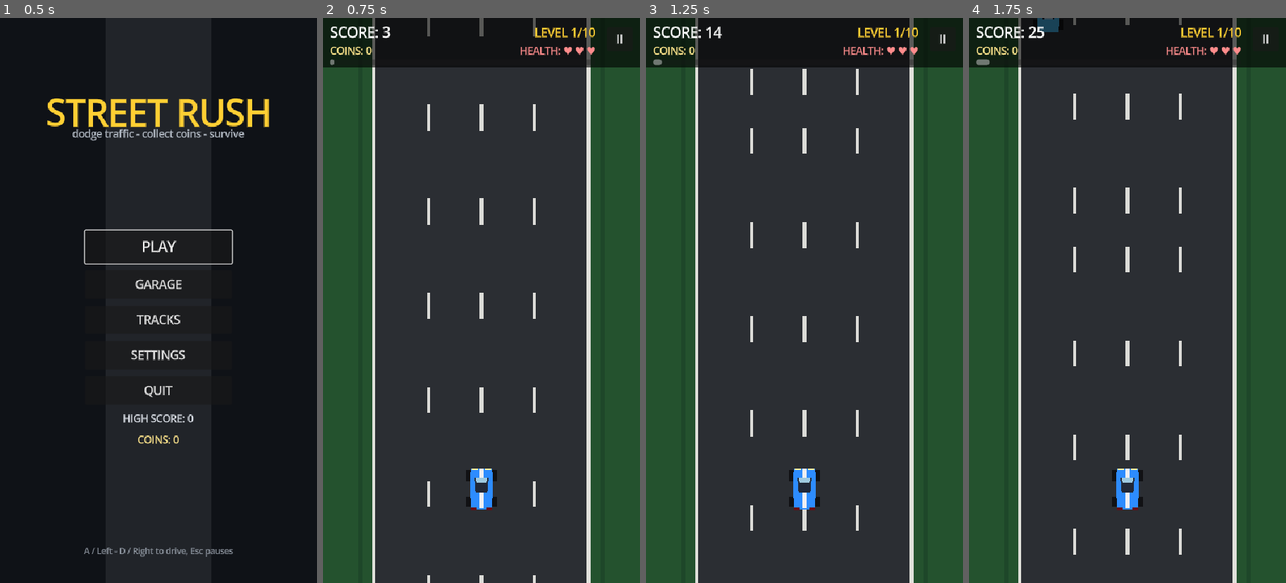
Above: before the commit, frames 1-4 (left to right).
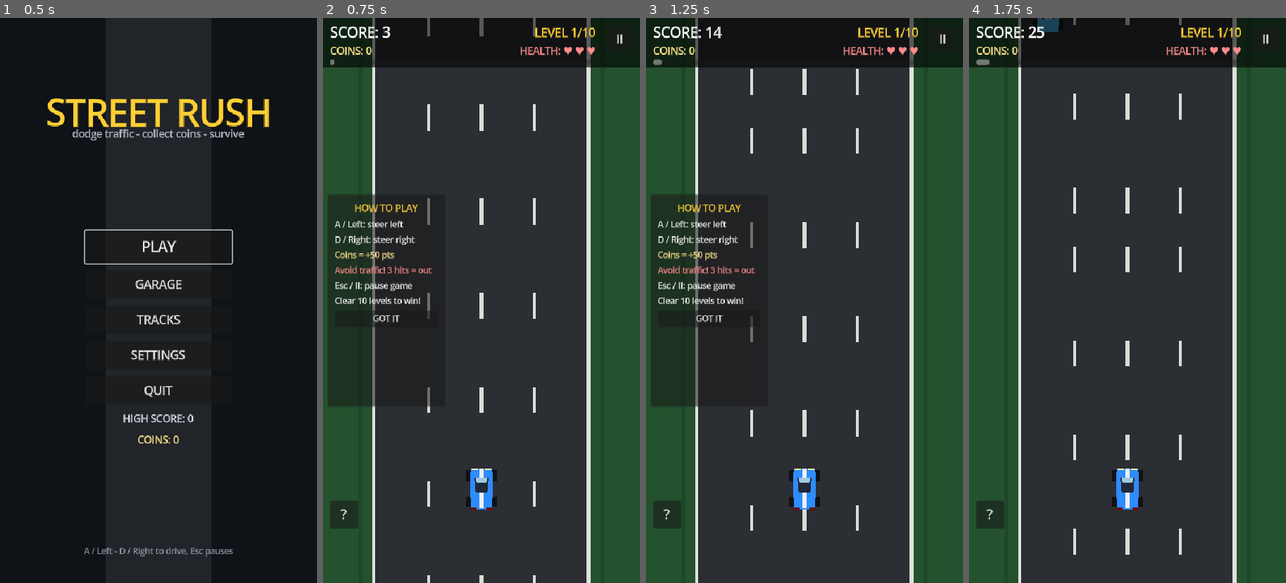
Above: after the commit, the same moments.

Repository: Prayush-Shrestha/2Dcarracing
Game: Godot game, scene res://scenes/MainMenu.tscn
Two runs of this game, one before a commit and one after it. Both use one fixed random seed, a clock stepped at 60 frames per second and the inputs below.
Inputs (mouse positions are in pixels of both pictures, inside the frame that each line leads up to):
- Up to frame 1 (0.5 s): no input
- Up to frame 2 (0.75 s): click "PLAY" at 0.5 s
- Up to frame 3 (1.25 s): no input
- Up to frame 4 (1.75 s): click (1032, 317) at 1.25 s, where only the run after the commit has a clickable "GOT IT"

Frame 1 is identical in both runs. In frame 2, 6.6% of the frame differs, in the area x 1-35%, y 31-91%; in frame 3, 6.6%; in frame 4, 0.4%.

Commit message:
add car color, level added and instructions

Diff:
--- a/scenes/Game.tscn
+++ b/scenes/Game.tscn
@@ -86,6 +86,77 @@
 layout_mode = 2
 max_value = 600.0
 show_percentage = false
+
+[node name="HelpPanel" type="PanelContainer" parent="HUD"]
+modulate = Color(1, 1, 1, 0.94)
+anchor_top = 0.5
+anchor_bottom = 0.5
+offset_left = 8.0
+offset_top = -180.0
+offset_right = 208.0
+offset_bottom = 180.0
+
+[node name="Margin" type="MarginContainer" parent="HUD/HelpPanel"]
+layout_mode = 2
+theme_override_constants/margin_left = 12
+theme_override_constants/margin_top = 12
+theme_override_constants/margin_right = 12
+theme_override_constants/margin_bottom = 12
+
+[node name="Box" type="VBoxContainer" parent="HUD/HelpPanel/Margin"]
+layout_mode = 2
+theme_override_constants/separation = 6
+
+[node name="Title" type="Label" parent="HUD/HelpPanel/Margin/Box"]
+layout_mode = 2
+theme_override_colors/font_color = Color(1, 0.81, 0.2, 1)
+theme_override_font_sizes/font_size = 16
+text = "HOW TO PLAY"
+horizontal_alignment = 1
+
+[node name="C1" type="Label" parent="HUD/HelpPanel/Margin/Box"]
+layout_mode = 2
+theme_override_font_sizes/font_size = 14
+text = "A / Left: steer left"
+autowrap_mode = 2
+
+[node name="C2" type="Label" parent="HUD/HelpPanel/Margin/Box"]
+layout_mode = 2
+theme_override_font_sizes/font_size = 14
+text = "D / Right: steer right"
+autowrap_mode = 2
+
+[node name="C3" type="Label" parent="HUD/HelpPanel/Margin/Box"]
+layout_mode = 2
+theme_override_colors/font_color = Color(1, 0.9, 0.55, 1)
+theme_override_font_sizes/font_size = 14
+text = "Coins = +50 pts"
+autowrap_mode = 2
+
+[node name="C4" type="Label" parent="HUD/HelpPanel/Margin/Box"]
+layout_mode = 2
+theme_override_colors/font_color = Color(1, 0.55, 0.55, 1)
+theme_override_font_sizes/font_size = 14
+text = "Avoid traffic! 3 hits = out"
+autowrap_mode = 2
+
+[node name="C5" type="Label" parent="HUD/HelpPanel/Margin/Box"]
+layout_mode = 2
+theme_override_font_sizes/font_size = 14
+text = "Esc / II: pause game"
+autowrap_mode = 2
+
+[node name="C6" type="Label" parent="HUD/HelpPanel/Margin/Box"]
+layout_mode = 2
+theme_override_font_sizes/font_size = 14
+text = "Clear 10 levels to win!"
+autowrap_mode = 2
+
+[node name="CloseButton" type="Button" parent="HUD/HelpPanel/Margin/Box"]
+layout_mode = 2
+focus_mode = 0
+theme_override_font_sizes/font_size = 14
+text = "GOT IT"
 
 [node name="LevelPanel" type="PanelContainer" parent="HUD"]
 process_mode = 2
@@ -142,6 +213,17 @@
 theme_override_font_sizes/font_size = 20
 text = "II"
 
+[node name="HelpButton" type="Button" parent="HUD"]
+anchor_top = 1.0
+anchor_bottom = 1.0
+offset_left = 12.0
+offset_top = -140.0
+offset_right = 60.0
+offset_bottom = -92.0
+focus_mode = 0
+theme_override_font_sizes/font_size = 22
+text = "?"
+
 [node name="HitFlash" type="ColorRect" parent="HUD"]
 anchor_right = 1.0
 anchor_bottom = 1.0
--- a/scripts/game.gd
+++ b/scripts/game.gd
@@ -58,6 +58,10 @@
 var _flash: float = 0.0
 var _transitioning: bool = false
 
+const HELP_AUTO_HIDE := 8.0
+var _help_visible: bool = true
+var _help_elapsed: float = 0.0
+
 @onready var road = $Road
 @onready var player = $Player
 @onready var enemy_holder: Node2D = $EnemyHolder
@@ -74,6 +78,9 @@
 @onready var hit_flash: ColorRect = $HUD/HitFlash
 @onready var level_bar: ProgressBar = $HUD/TopBar/Margin/Rows/LevelBar
 @onready var level_panel: PanelContainer = $HUD/LevelPanel
+@onready var help_panel: PanelContainer = $HUD/HelpPanel
+@onready var help_button: Button = $HUD/HelpButton
+@onready var help_close_button: Button = $HUD/HelpPanel/Margin/Box/CloseButton
 @onready var level_title: Label = $HUD/LevelPanel/Margin/Box/CompleteLabel
 @onready var level_bonus: Label = $HUD/LevelPanel/Margin/Box/BonusLabel
 @onready var continue_button: Button = $HUD/LevelPanel/Margin/Box/ContinueButton
@@ -107,6 +114,12 @@
 	continue_button.pressed.connect(_on_level_continue)
 	level_panel.hide()
 
+	help_button.pressed.connect(_toggle_help)
+	help_close_button.pressed.connect(_on_help_close)
+	help_panel.show()
+	_help_visible = true
+	_help_elapsed = 0.0
+
 	_start_engine()
 	_update_hud()
 
@@ -132,6 +145,11 @@
 	var want_interval := maxf(0.95 - float(level - 1) * 0.08 - _elapsed * 0.0015, 0.30)
 	if absf(enemy_timer.wait_time - want_interval) > 0.04:
 		enemy_timer.wait_time = want_interval
+
+	if _help_visible:
+		_help_elapsed += delta
+		if _help_elapsed >= HELP_AUTO_HIDE:
+			_hide_help()
 
 	_update_engine_pitch()
 	_update_hud()
@@ -311,6 +329,28 @@
 		pause_menu.hide_pause()
 		engine_player.stream_paused = false
 	_play_click()
+
+
+func _toggle_help() -> void:
+	if _help_visible:
+		_hide_help()
+		_play_click()
+	else:
+		_help_visible = true
+		_help_elapsed = HELP_AUTO_HIDE  # keep open until closed manually
+		help_panel.show()
+		_play_click()
+
+
+func _on_help_close() -> void:
+	_hide_help()
+	_play_click()
+
+
+func _hide_help() -> void:
+	_help_visible = false
+	_help_elapsed = HELP_AUTO_HIDE
+	help_panel.hide()
 
 
 func _restart() -> void:
Not shown, changed: index.html
